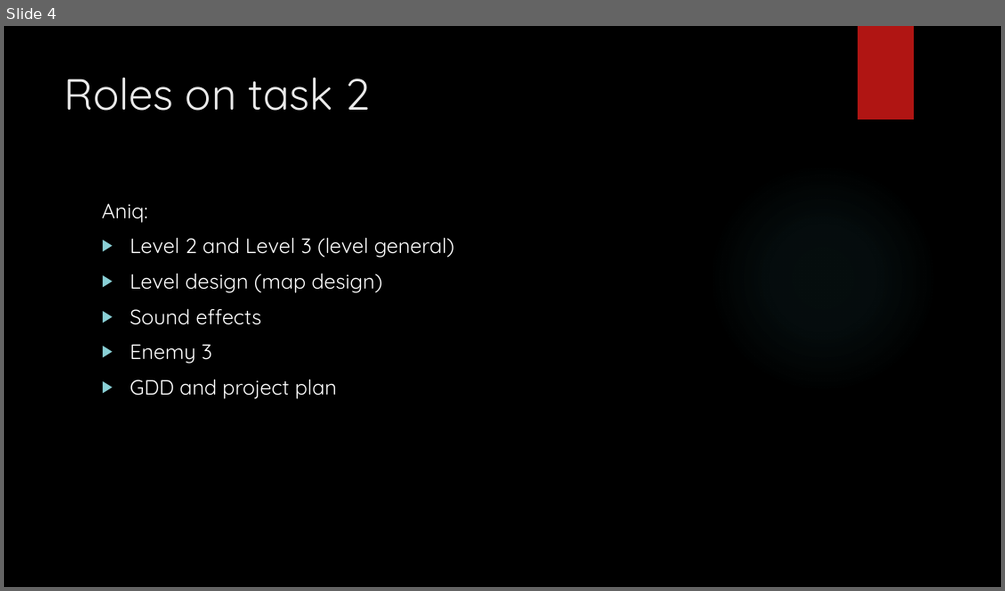
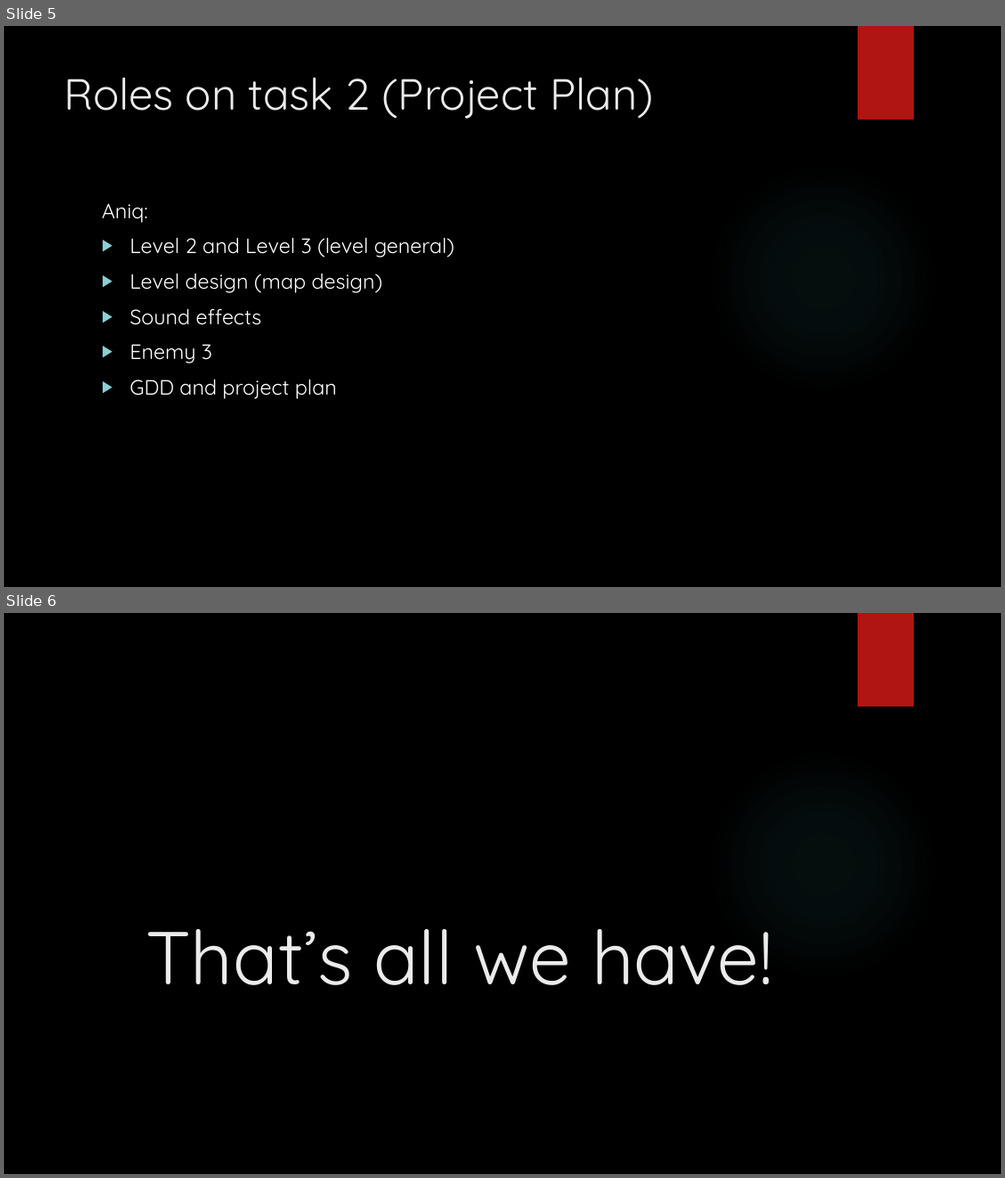
Before and after one commit to JefarAberson19/ET-invasion, a slide deck: Document/02_Napa_13_Aniq_Presentation.pptx. Shown one above the other, each under a label of ours: slide 4 before the commit, slides 5 and 6 after it. The pictures are 1005x591 and 1005x1178 pixels, drawn with LibreOffice and Linux fonts; fonts in the diff are those of the drawing; background and template pictures are left out. Boxes give left, top, right and bottom in pixels: in the first picture for what was removed or moved away, otherwise in the second. Text is boxed around its words. In the diff, an @@ line names an element or a change of style, - is before the commit and + after.

Commit message:
edited some parts
edited document following:
ProjectPlan
Presentation

```diff
--- a/Document/02_Napa_13_Aniq_Presentation.pptx
+++ b/Document/02_Napa_13_Aniq_Presentation.pptx
@@ slide 6 added at [4,613,1001,1174], background picture (left out); not listed: 2 template elements that a slide beside it also shows @@
@@ title added at [146,929,773,985], 72 pt, text #EBEBEB @@
+That’s all we have!
@@ what was slide 4 is now slide 5 @@
@@ slide 5 changed as well @@
@@ title at [65,77,654,119]: text changed @@
-Roles on task 2
+Roles on task 2 (Project Plan)
```
Also in this commit, not shown: 3 other slides changed, 1 other slide added, 2 slides removed, 1 other file.
